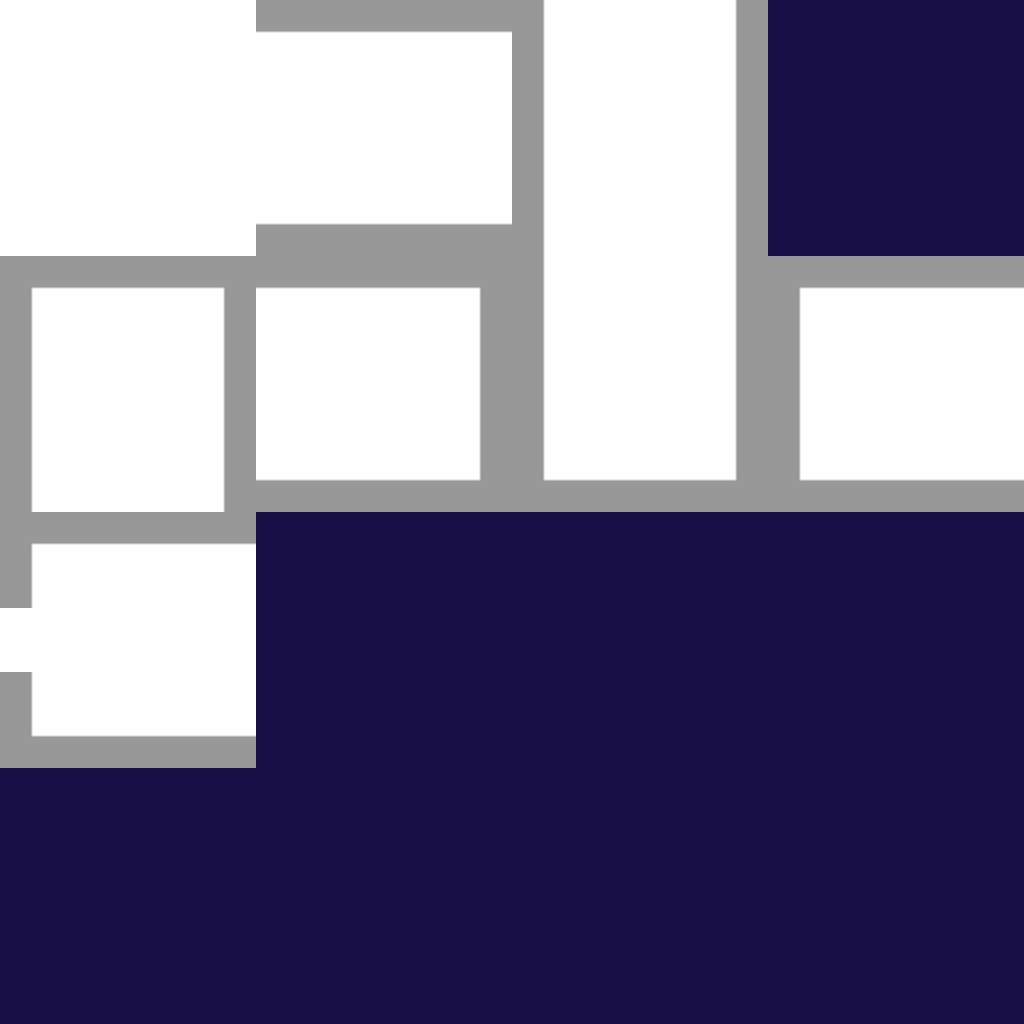
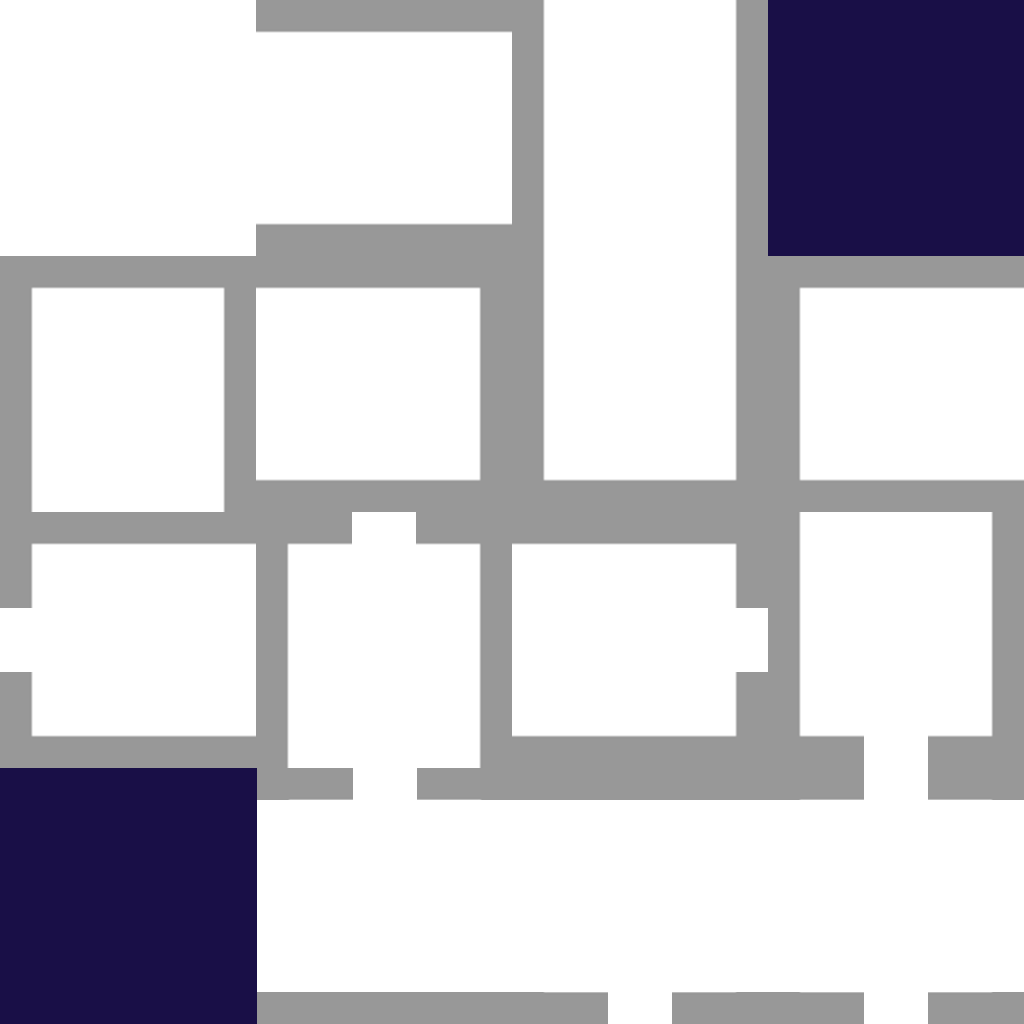
The second 1024 × 1024 image is a revision of the first. Changes to its layers:
added layer "right hole, left open copy #5" above "right hole, left open copy #4" over [257,768,513,1024]
added layer "right hole, left open copy #4" above "right hole, left open copy #3" over [512,768,768,1024]
added layer "right hole, left open copy #3" above "right hole, left open copy #2" over [768,768,1024,1024]
added layer "right hole, left open copy #2" above "right hole, left open copy #1" over [768,512,1024,768]
added layer "right hole, left open copy #1" above "right hole, left open copy" over [512,512,768,768]
added layer "right hole, left open copy" above "right hole, left open" over [256,512,512,768]
